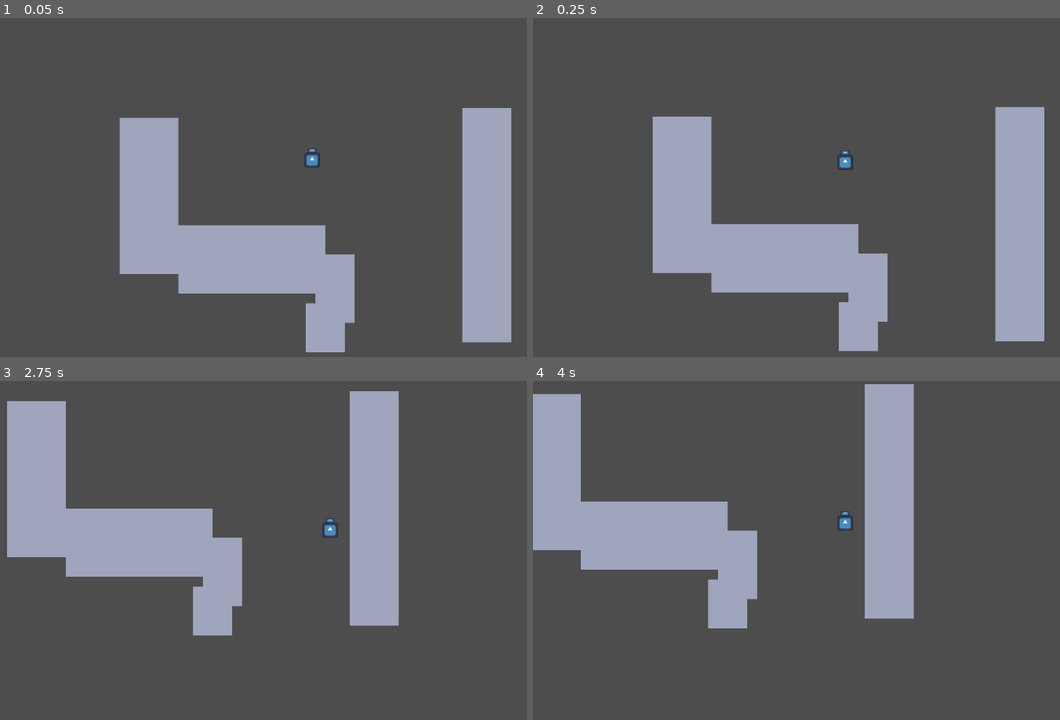
Above: before the commit, frames 1-4 (two rows, left to right).
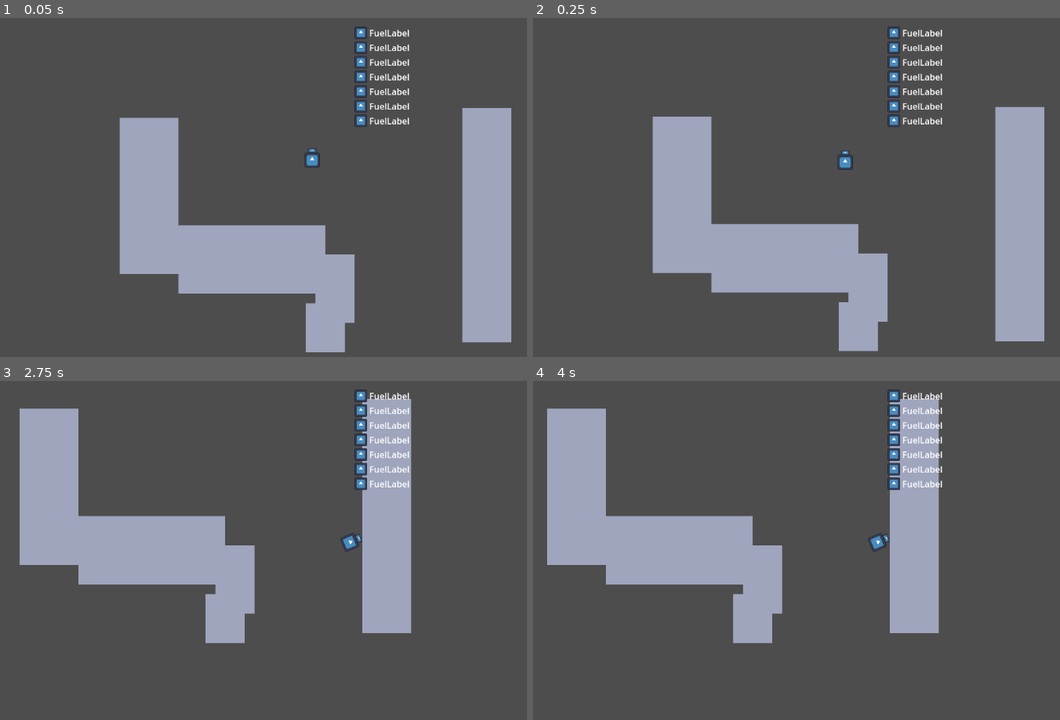
Above: after the commit, the same moments.

Repository: IvanoiuPetrut/touchdown
Game: Godot game, scene res://scenes/game.tscn
Two runs of this game, one before a commit and one after it. Both use one fixed random seed, a clock stepped at 60 frames per second and the inputs below. The engine's default icon, where the game draws it, is replaced by a stand-in: a white triangle on a blue panel in a dark square.
Inputs:
- Up to frame 1 (0.05 s): no input
- Up to frame 2 (0.25 s): no input
- Up to frame 3 (2.75 s): hold E (rotate_right) 0.53-1.28 s; hold Space (boost) 0.53-1.28 s; hold Q (rotate_left) 1.28-2.03 s; tap Space (boost) at 1.35 s; hold E (rotate_right) from 2.03 s (still down); hold Space (boost) from 2.03 s (still down)
- Up to frame 4 (4 s): release Space (boost) at 2.78 s; tap Space (boost) at 2.85 s; release E (rotate_right) at 3.53 s; hold Q (rotate_left) from 3.53 s (still down); hold Space (boost) from 3.53 s (still down)

The runs differ from the first frame. In frame 1, 1.0% of the frame differs, in the area x 67-78%, y 2-33%; in frame 2, 1.0%; in frame 3, 9.4%; in frame 4, 15%, in the area x 0-78%, y 0-78%.

Commit message:
feat: add bearbones game ui

Diff:
--- a/scenes/game.tscn
+++ b/scenes/game.tscn
@@ -1,5 +1,7 @@
-[gd_scene load_steps=6 format=4 uid="uid://ckkxv2wa177uq"]
+[gd_scene load_steps=8 format=4 uid="uid://ckkxv2wa177uq"]
 
+[ext_resource type="Script" uid="uid://cicf7o51mr7vt" path="res://scripts/game_manager.gd" id="1_iywne"]
+[ext_resource type="PackedScene" uid="uid://ff3q6eymtcbm" path="res://scenes/game_ui.tscn" id="1_lbhrr"]
 [ext_resource type="PackedScene" uid="uid://chrsbtyr7g8th" path="res://scenes/player.tscn" id="1_uwrxv"]
 [ext_resource type="Texture2D" uid="uid://y2os7be6xva8" path="res://assets/sprites/rock_packed.png" id="2_yqjtg"]
 [ext_resource type="PackedScene" uid="uid://dakk67ugp7naq" path="res://scenes/landingPad.tscn" id="3_lnu2h"]
@@ -176,8 +178,13 @@
 sources/1 = SubResource("TileSetAtlasSource_yqjtg")
 
 [node name="Game" type="Node2D"]
+script = ExtResource("1_iywne")
+
+[node name="GameUi" parent="." instance=ExtResource("1_lbhrr")]
+unique_name_in_owner = true
 
 [node name="Player" parent="." instance=ExtResource("1_uwrxv")]
+unique_name_in_owner = true
 position = Vector2(534, 56)
 
 [node name="Camera2D" type="Camera2D" parent="Player"]
--- /dev/null
+++ b/scenes/game_ui.tscn
@@ -0,0 +1,82 @@
+[gd_scene load_steps=2 format=3 uid="uid://ff3q6eymtcbm"]
+
+[ext_resource type="Texture2D" uid="uid://beu8rdhel6a2x" path="res://icon.svg" id="1_yubou"]
+
+[node name="GameUi" type="CanvasLayer"]
+
+[node name="GridContainer" type="GridContainer" parent="."]
+offset_left = 652.0
+offset_top = 16.0
+offset_right = 692.0
+offset_bottom = 56.0
+columns = 2
+
+[node name="FuelIcon" type="TextureRect" parent="GridContainer"]
+layout_mode = 2
+texture = ExtResource("1_yubou")
+expand_mode = 2
+stretch_mode = 4
+
+[node name="FuelLabel" type="Label" parent="GridContainer"]
+layout_mode = 2
+text = "FuelLabel"
+
+[node name="ScoreIcon" type="TextureRect" parent="GridContainer"]
+layout_mode = 2
+texture = ExtResource("1_yubou")
+expand_mode = 2
+stretch_mode = 4
+
+[node name="ScoreLabel" type="Label" parent="GridContainer"]
+layout_mode = 2
+text = "FuelLabel"
+
+[node name="MissionTimeIcon" type="TextureRect" parent="GridContainer"]
+layout_mode = 2
+texture = ExtResource("1_yubou")
+expand_mode = 2
+stretch_mode = 4
+
+[node name="MissionTimeLabel" type="Label" parent="GridContainer"]
+layout_mode = 2
+text = "FuelLabel"
+
+[node name="AltitudeIcon" type="TextureRect" parent="GridContainer"]
+layout_mode = 2
+texture = ExtResource("1_yubou")
+expand_mode = 2
+stretch_mode = 4
+
+[node name="AltitudeLabel" type="Label" parent="GridContainer"]
+layout_mode = 2
+text = "FuelLabel"
+
+[node name="HorizontalSpeedIcon" type="TextureRect" parent="GridContainer"]
+layout_mode = 2
+texture = ExtResource("1_yubou")
+expand_mode = 2
+stretch_mode = 4
+
+[node name="HorizontalSpeedLabel" type="Label" parent="GridContainer"]
+layout_mode = 2
+text = "FuelLabel"
+
+[node name="VerticalSpeedIcon" type="TextureRect" parent="GridContainer"]
+layout_mode = 2
+texture = ExtResource("1_yubou")
+expand_mode = 2
+stretch_mode = 4
+
+[node name="VerticalSpeedLabel" type="Label" parent="GridContainer"]
+layout_mode = 2
+text = "FuelLabel"
+
+[node name="MissionStatusIcon" type="TextureRect" parent="GridContainer"]
+layout_mode = 2
+texture = ExtResource("1_yubou")
+expand_mode = 2
+stretch_mode = 4
+
+[node name="MissionStatusLabel" type="Label" parent="GridContainer"]
+layout_mode = 2
+text = "FuelLabel"
--- /dev/null
+++ b/scripts/game_manager.gd
@@ -0,0 +1,12 @@
+extends Node2D
+
+# References
+@onready var player = %Player
+@onready var game_ui = %GameUi
+
+
+func _ready():
+	pass
+
+func _process(delta):
+	pass
--- a/scripts/player.gd
+++ b/scripts/player.gd
@@ -10,9 +10,24 @@
 const MAX_SAFE_LANDING_VELOCITY = 100.0  # Maximum velocity for safe landing
 const MAX_LANDING_ANGLE = 0.3  # Maximum angle (in radians) for safe landing (about 17 degrees)
 
+# Game variables - for UI display and game mechanics
+var fuel = 100.0           # Starting fuel amount
+var score = 0              # Player score
+var mission_time = 0.0     # Time elapsed in current mission
+var altitude = 0.0         # Current altitude from surface
+var horizontal_speed = 0.0 # Horizontal speed component
+var vertical_speed = 0.0   # Vertical speed component
+var mission_status = "IN PROGRESS" # Current mission status
+
 # State tracking
 var landed = false
 var crashed = false
+
+# Fuel consumption
+const FUEL_CONSUMPTION_RATE = 10.0 # Fuel used per second when boosting
+
+# Signal for UI updates
+signal stats_changed
 
 func _ready():
 	# Initialize the player
@@ -22,6 +37,9 @@
 	# Skip physics if landed or crashed
 	if landed or crashed:
 		return
+
+	# Update mission time
+	mission_time += delta
 
 	# Apply gravity
 	velocity.y += GRAVITY * delta
@@ -34,16 +52,32 @@
 
 	# Handle thrust/boost
 	if Input.is_action_pressed("boost"):
-		# Calculate thrust direction based on ship's rotation
-		var thrust_direction = Vector2(sin(rotation), -cos(rotation))
+		# Only boost if we have fuel
+		if fuel > 0:
+			# Calculate thrust direction based on ship's rotation
+			var thrust_direction = Vector2(sin(rotation), -cos(rotation))
 
-		# Apply thrust in the direction the ship is facing
-		velocity += thrust_direction * THRUST_POWER * delta
+			# Apply thrust in the direction the ship is facing
+			velocity += thrust_direction * THRUST_POWER * delta
 
-		# TODO: Add thruster particles/effects here
+			# Consume fuel
+			fuel = max(0, fuel - FUEL_CONSUMPTION_RATE * delta)
+
+			# TODO: Add thruster particles/effects here
 
 	# Apply very minor dampening/drag (to simulate space physics but still have some control)
 	velocity = velocity.lerp(Vector2.ZERO, DAMPENING)
+
+	# Calculate speed components for UI
+	horizontal_speed = abs(velocity.x)
+	vertical_speed = velocity.y
+
+	# Calculate altitude (this is a placeholder - you'll need to implement actual calculation)
+	# For example, raycast downward to find distance to ground
+	# altitude = ...
+
+	# Emit signal for UI updates
+	emit_signal("stats_changed")
 
 	# Update position and detect collisions
 	var collision = move_and_collide(velocity * delta)
@@ -91,14 +125,48 @@
 	crashed = false
 	velocity = Vector2.ZERO
 	rotation = 0
+
+	# Reset game variables
+	fuel = 100.0
+	mission_time = 0.0
+	mission_status = "IN PROGRESS"
+	altitude = 0.0
+	horizontal_speed = 0.0
+	vertical_speed = 0.0
+
+	# Score is not reset here as it should persist across attempts
+
+	# Notify UI
+	emit_signal("stats_changed")
+
 	# Reset position would be managed by the game scene
 
 func _crash():
 	print("Crash!")
 	crashed = true
 	velocity = Vector2.ZERO
-	rotation = 0
+	mission_status = "CRASHED"
+
+	# Reduce score on crash
+	score = max(0, score - 25)
+
+	# Notify UI
+	emit_signal("stats_changed")
 
 func _land_successfully():
 	print("Landed successfully!")
 	landed = true
+	mission_status = "LANDED"
+
+	# Calculate landing score based on remaining fuel, time, and precision
+	var fuel_bonus = fuel * 2
+	var time_bonus = max(0, 300 - mission_time) # Bonus decreases with time
+	var precision_bonus = 100 # Placeholder - could be based on distance to target
+
+	var landing_score = fuel_bonus + time_bonus + precision_bonus
+	score += landing_score
+
+	print("Landing score: ", landing_score)
+
+	# Notify UI
+	emit_signal("stats_changed")
Not shown, added: scripts/game_manager.gd.uid
